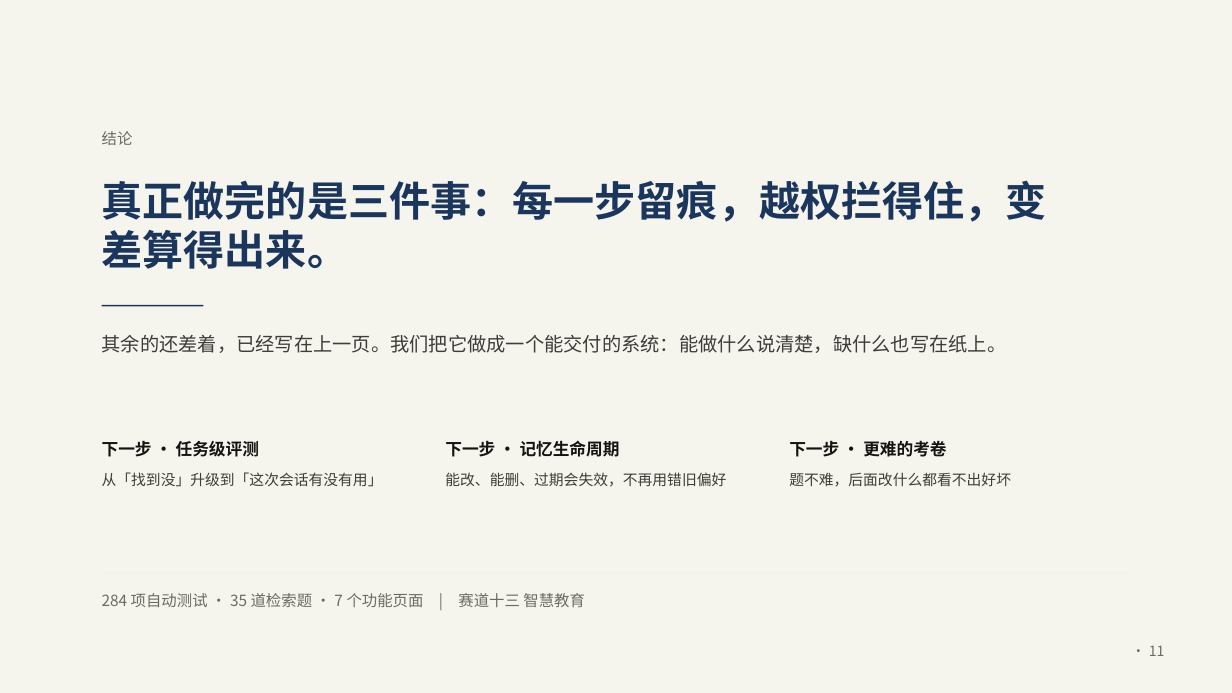
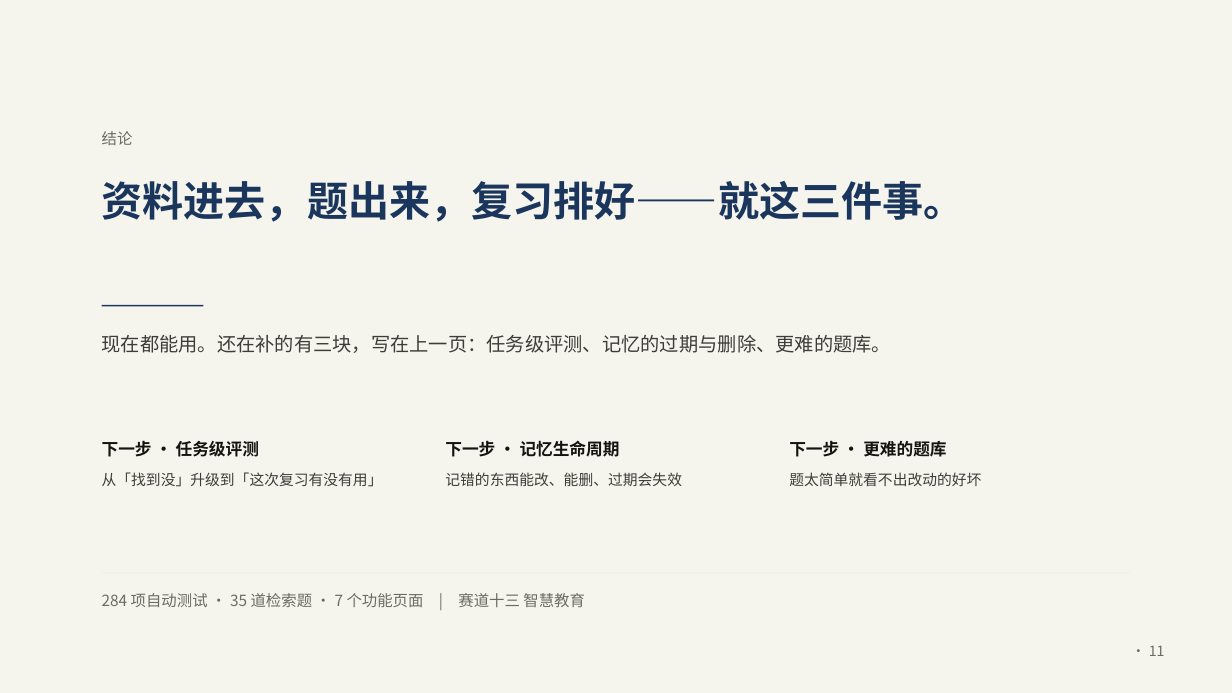
Before and after one commit to Baicaicn23/StudyGraph, a slide deck: slide 11 of docs/作品集/参赛/知迹答辩/知迹答辩.pptx. Drawn at 1232x693 pixels with LibreOffice and Linux fonts; fonts in the diff are those of the drawing. Boxes give left, top, right and bottom in pixels: in the first picture for what was removed or moved away, otherwise in the second. Text is boxed around its words. In the diff, an @@ line names an element or a change of style, - is before the commit and + after.

```diff
--- a/docs/作品集/参赛/知迹答辩/知迹答辩.pptx
+++ b/docs/作品集/参赛/知迹答辩/知迹答辩.pptx
@@ text at box(102, 181, 965, 222): text changed @@
-真正做完的是三件事：每一步留痕，越权拦得住，变差算得出来。
+资料进去，题出来，复习排好——就这三件事。
@@ text at box(102, 335, 891, 353): text changed @@
-其余的还差着，已经写在上一页。我们把它做成一个能交付的系统：能做什么说清楚，缺什么也写在纸上。
+现在都能用。还在补的有三块，写在上一页：任务级评测、记忆的过期与删除、更难的题库。
@@ text at box(789, 438, 946, 460): text changed @@
-下一步 · 更难的考卷
+下一步 · 更难的题库
@@ text at box(102, 472, 383, 487): text changed @@
-从「找到没」升级到「这次会话有没有用」
+从「找到没」升级到「这次复习有没有用」
@@ text at box(445, 472, 682, 486): text changed @@
-能改、能删、过期会失效，不再用错旧偏好
+记错的东西能改、能删、过期会失效
@@ text at box(789, 472, 981, 486): text changed @@
-题不难，后面改什么都看不出好坏
+题太简单就看不出改动的好坏
```
Also in this commit, not shown: 2 other slides changed, 3 other files.
